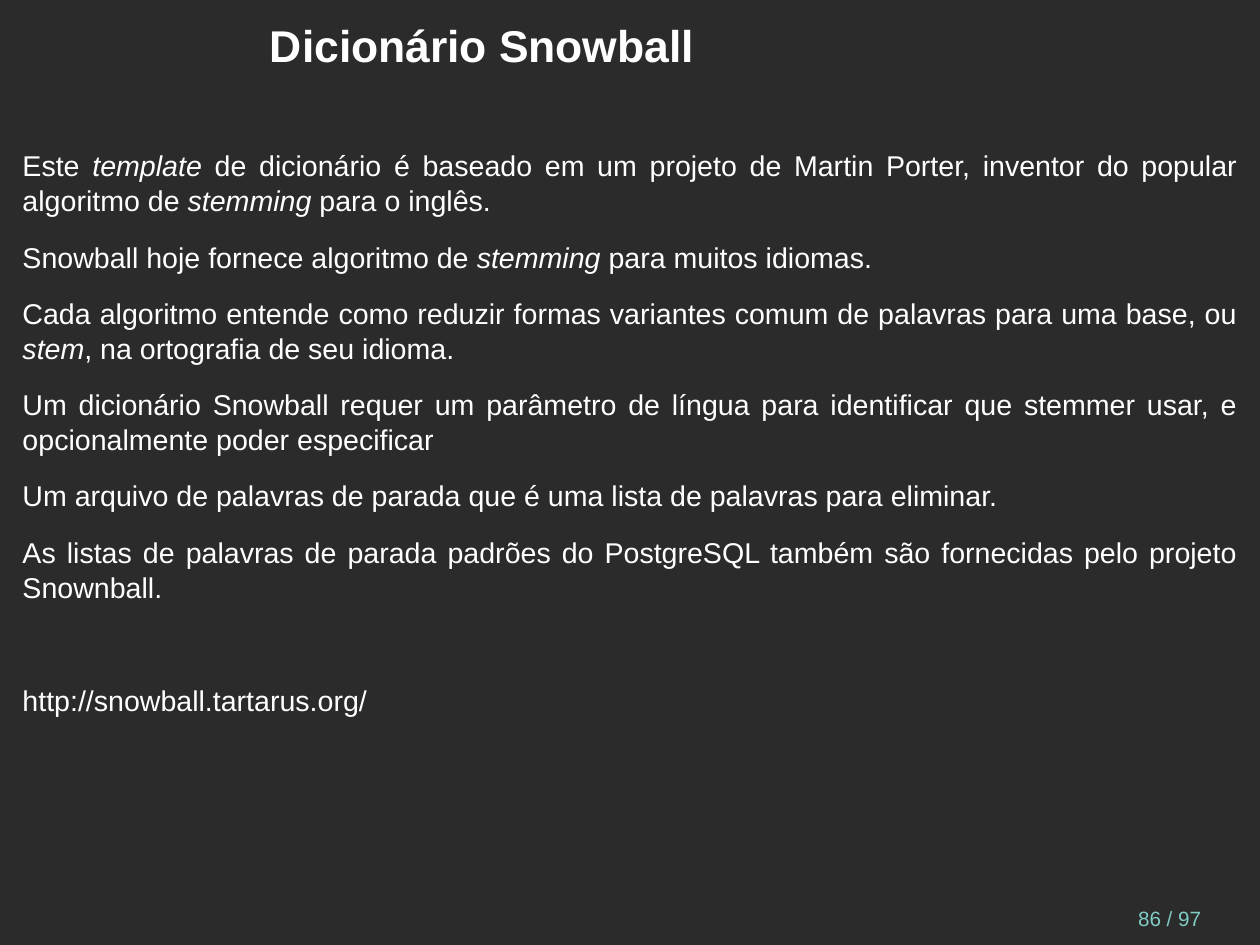
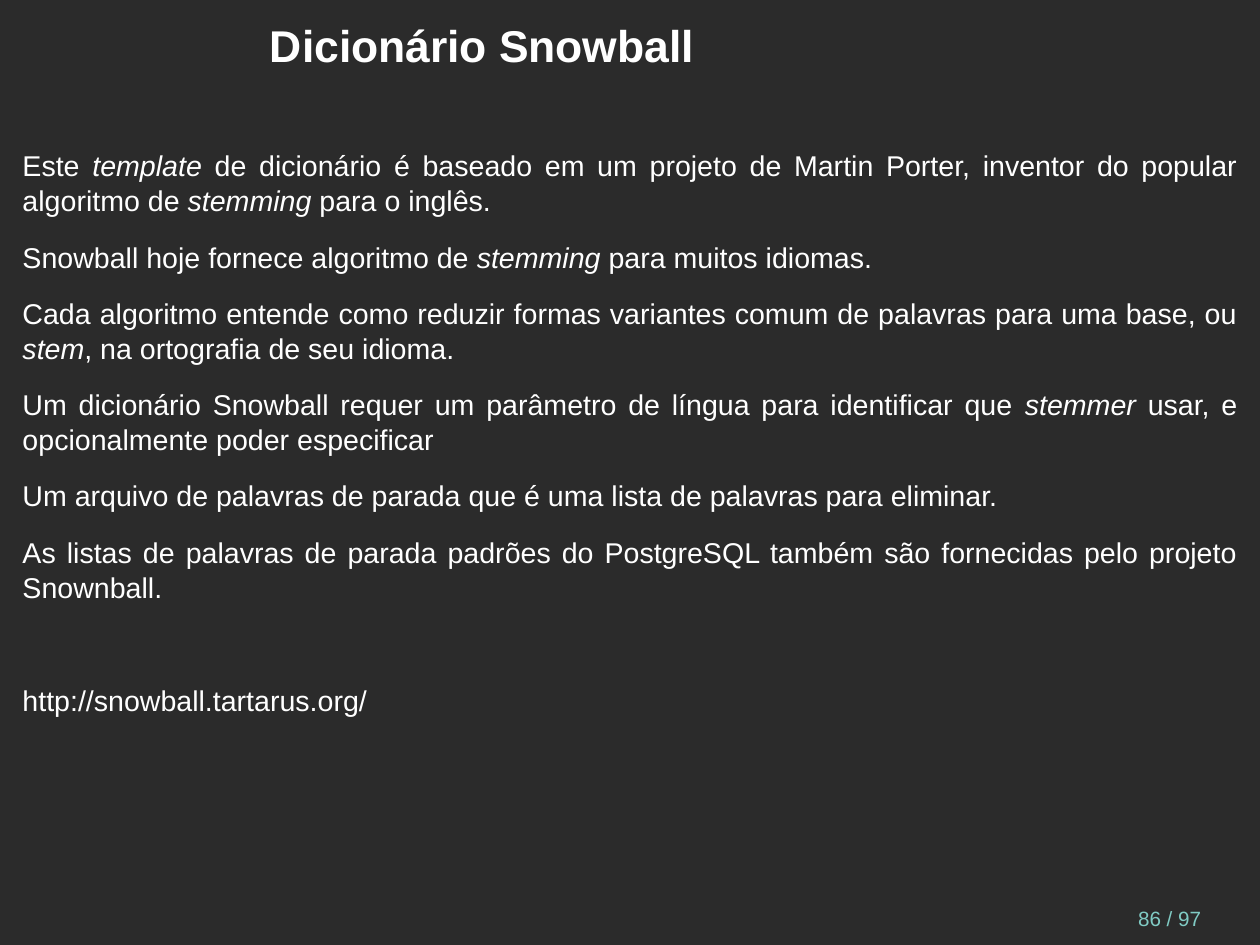
Before and after one commit to juliano777/db_fts, a slide deck: slide 86 of fts_pt-br.odp. Drawn at 1260x945 pixels with LibreOffice and Linux fonts; fonts in the diff are those of the drawing; background and template pictures are left out; a plain dark background stands for a picture behind light text. Boxes give left, top, right and bottom in pixels: in the first picture for what was removed or moved away, otherwise in the second. Text is boxed around its words. In the diff, an @@ line names an element or a change of style, - is before the commit and + after.

```diff
--- a/fts_pt-br.odp
+++ b/fts_pt-br.odp
@@ text at (22, 394, 1237, 455): italic on in "stemmer" @@
```
Also in this commit, not shown: 17 other slides changed, 5 other files.
